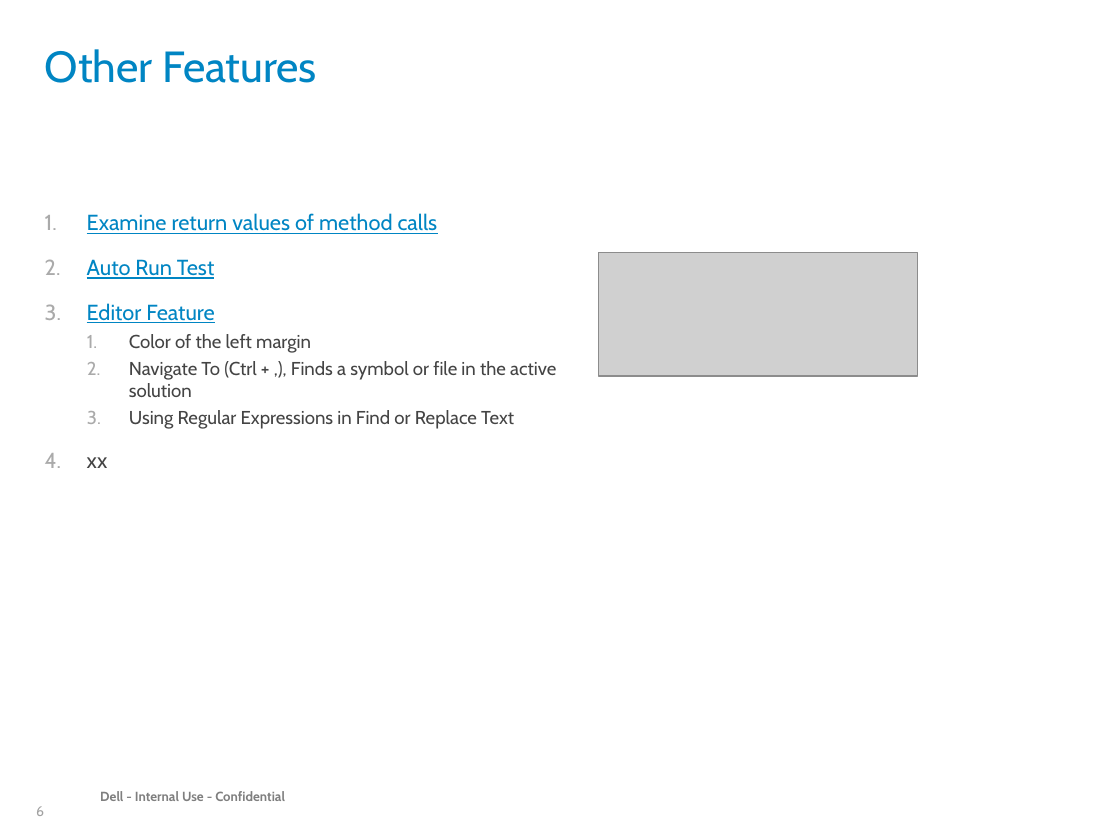
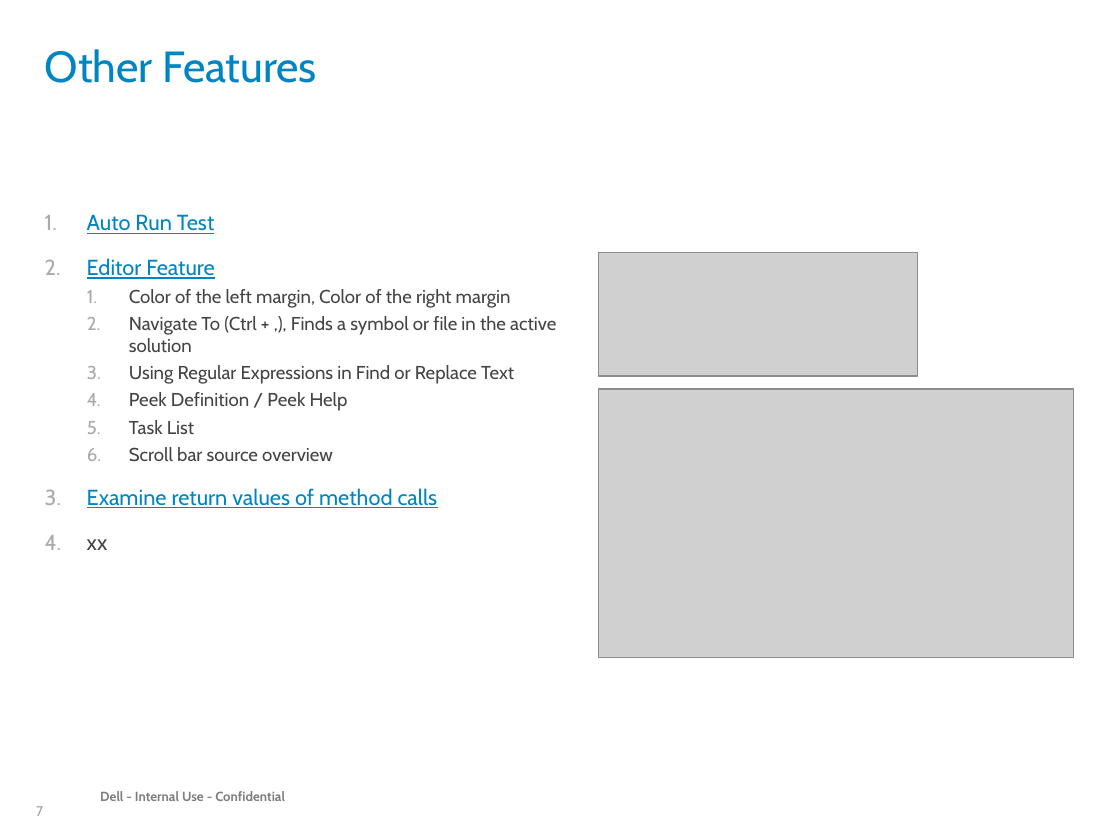
Before and after one commit to RobFeng-Quest/VS2013_NewFeatureDEMO, a slide deck: slide 7 of Document/New Features at VS Ultimate 2013.pptx (slide 6 before the commit). Drawn at 1120x840 pixels with LibreOffice and Linux fonts; fonts in the diff are those of the drawing; grey boxes stand for pictures; background and template pictures are left out. Boxes give left, top, right and bottom in pixels: in the first picture for what was removed or moved away, otherwise in the second. Text is boxed around its words. In the diff, an @@ line names an element or a change of style, - is before the commit and + after.

Commit message:
update task list

```diff
--- a/Document/New Features at VS Ultimate 2013.pptx
+++ b/Document/New Features at VS Ultimate 2013.pptx
@@ text at [87,213,438,234]: paragraph removed @@
-1. Examine return values of method calls
@@ text at [129,289,511,308]: text changed @@
-  1. Color of the left margin
+  1. Color of the left margin, Color of the right margin
@@ picture added at [599,389,1074,657] @@
@@ text at [87,392,438,508]: paragraphs added @@
+  4. Peek Definition / Peek Help
+  5. Task List
+  6. Scroll bar source overview
+3. Examine return values of method calls
@@ page number at [36,806,43,816]: text changed @@
-6
+7
```
Also in this commit, not shown: 1 slide added, 2 other files.
